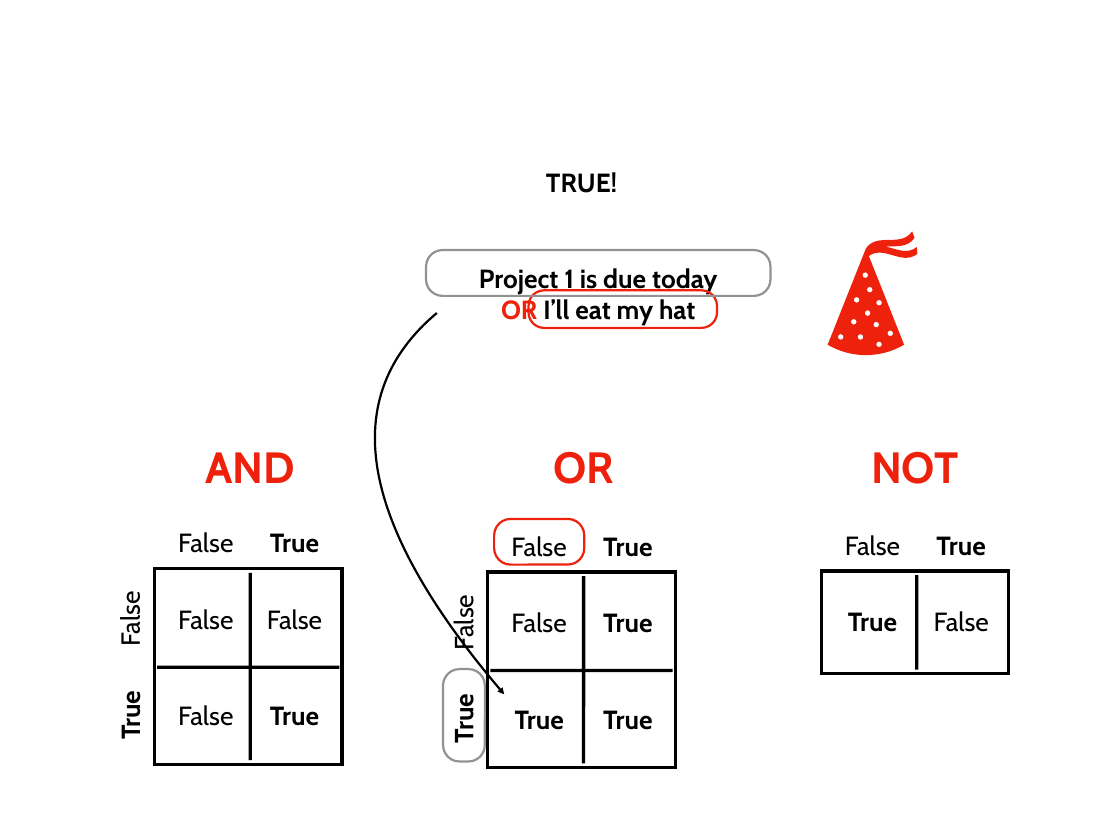
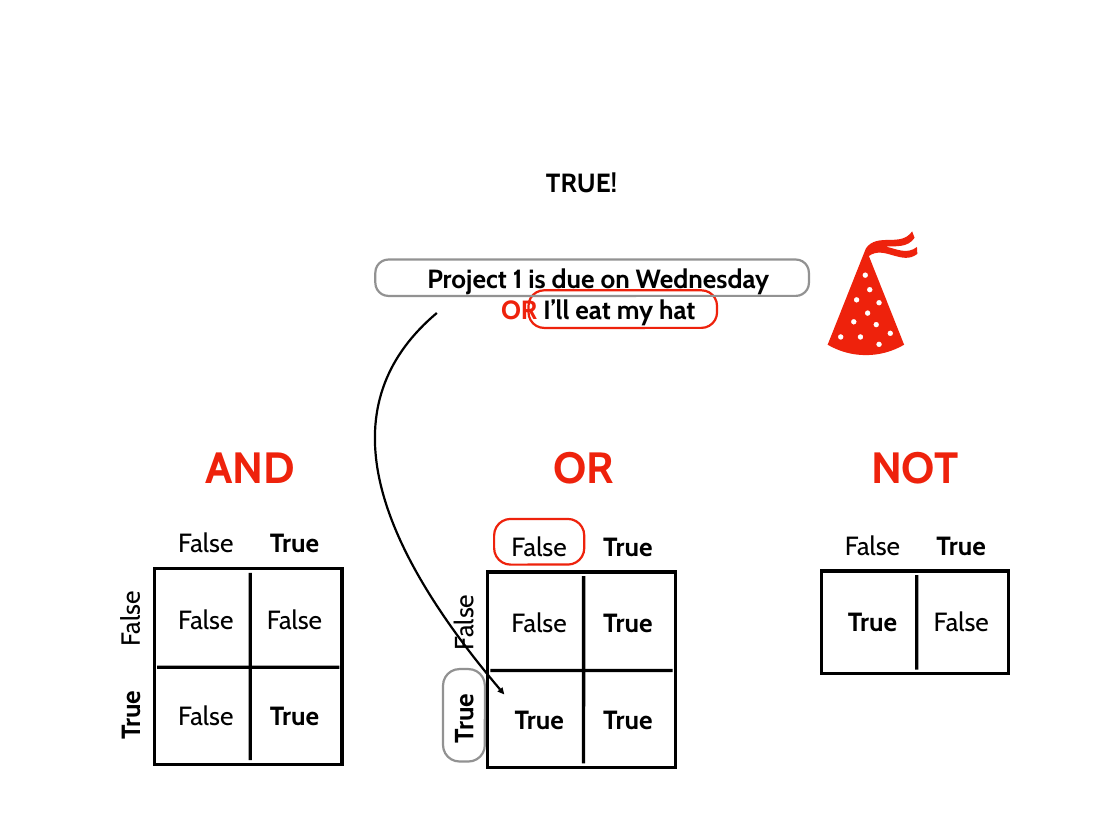
Before and after one commit to tylerharter/caraza-harter-com, a slide deck: slide 47 of tyler/meena/cs220/s21/materials/lec_04_S21.ppt (slide 51 before the commit). Drawn at 1120x840 pixels with LibreOffice and Linux fonts; fonts in the diff are those of the drawing. Boxes give left, top, right and bottom in pixels: in the first picture for what was removed or moved away, otherwise in the second. Text is boxed around its words. In the diff, an @@ line names an element or a change of style, - is before the commit and + after.

```diff
--- a/tyler/meena/cs220/s21/materials/lec_04_S21.ppt
+++ b/tyler/meena/cs220/s21/materials/lec_04_S21.ppt
@@ rounded rectangle: place and size @@
-rounded rectangle at [426, 250, 770, 296]
+rounded rectangle at [376, 260, 810, 296]
@@ text "Project 1 is due on ...": place and size @@
-text "Project 1 is due on ..." at [479, 268, 717, 325]
+text "Project 1 is due on ..." at [427, 268, 770, 325]
@@ text at [427, 268, 770, 294]: text changed @@
-Project 1 is due today
+Project 1 is due on Wednesday
```
Also in this commit, not shown: 4 other slides changed, 4 slides removed, 1 other file.
